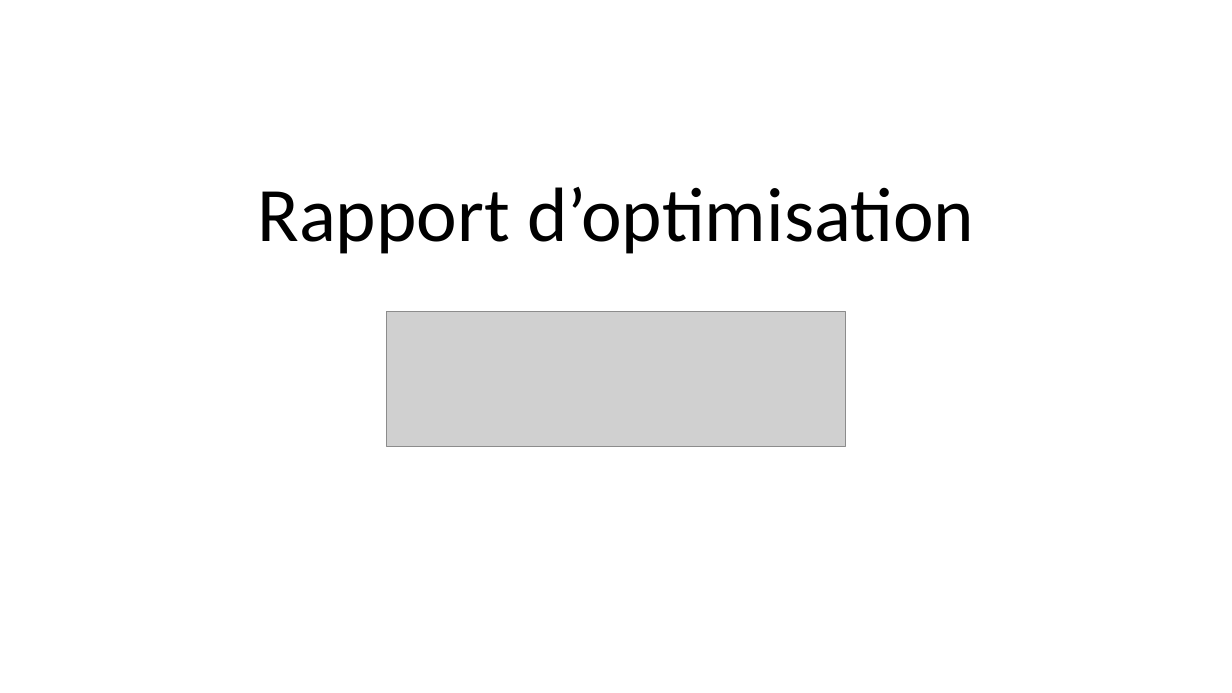
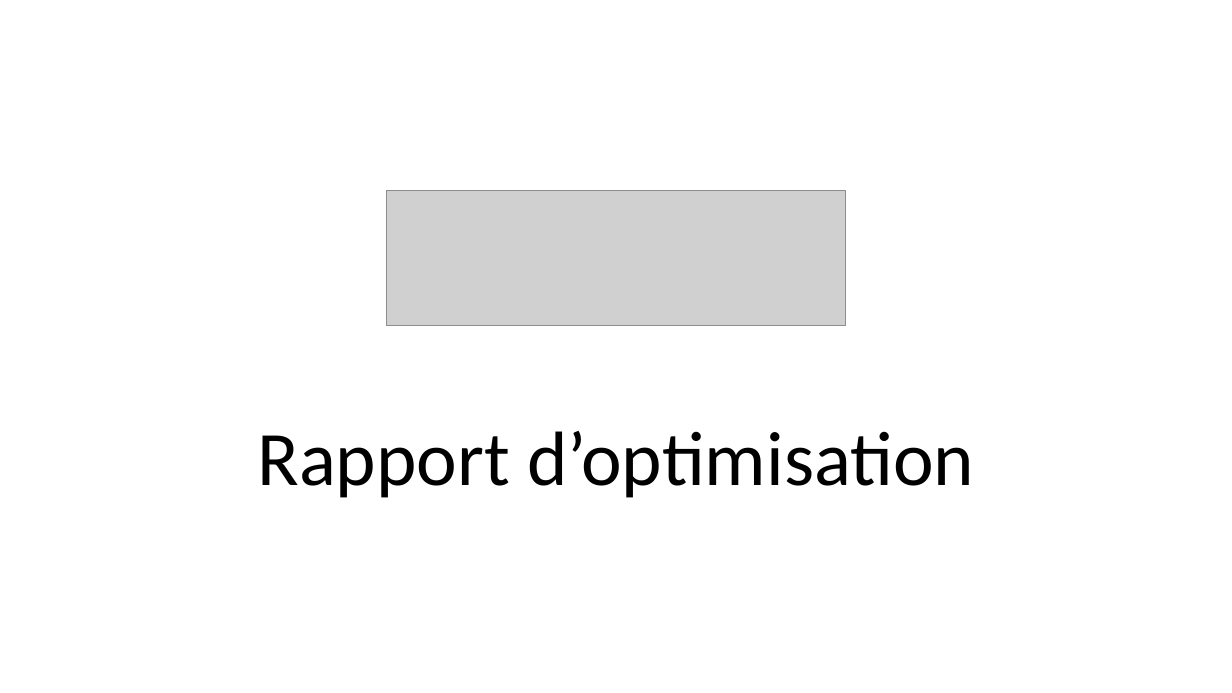
Before and after one commit to Nono-Le-Robot/TP04_Optimisez_un_site_web_existant, a slide deck: slide 1 of Ressources/Soutenance projet 04.pptx. Drawn at 1232x693 pixels with LibreOffice and Linux fonts; fonts in the diff are those of the drawing; grey boxes stand for pictures. Boxes give left, top, right and bottom in pixels: in the first picture for what was removed or moved away, otherwise in the second. Text is boxed around its words. In the diff, an @@ line names an element or a change of style, - is before the commit and + after.

```diff
--- a/Ressources/Soutenance projet 04.pptx
+++ b/Ressources/Soutenance projet 04.pptx
@@ picture: place and size @@
-picture at (386, 311, 847, 446)
+picture at (386, 190, 847, 325)
@@ title "Rapport d’optimisation": place and size @@
-title "Rapport d’optimisation" at (257, 187, 974, 254)
+title "Rapport d’optimisation" at (257, 431, 974, 498)
```
Also in this commit, not shown: 11 other slides changed, 5 slides added, 7 slides removed, 2 other files.
